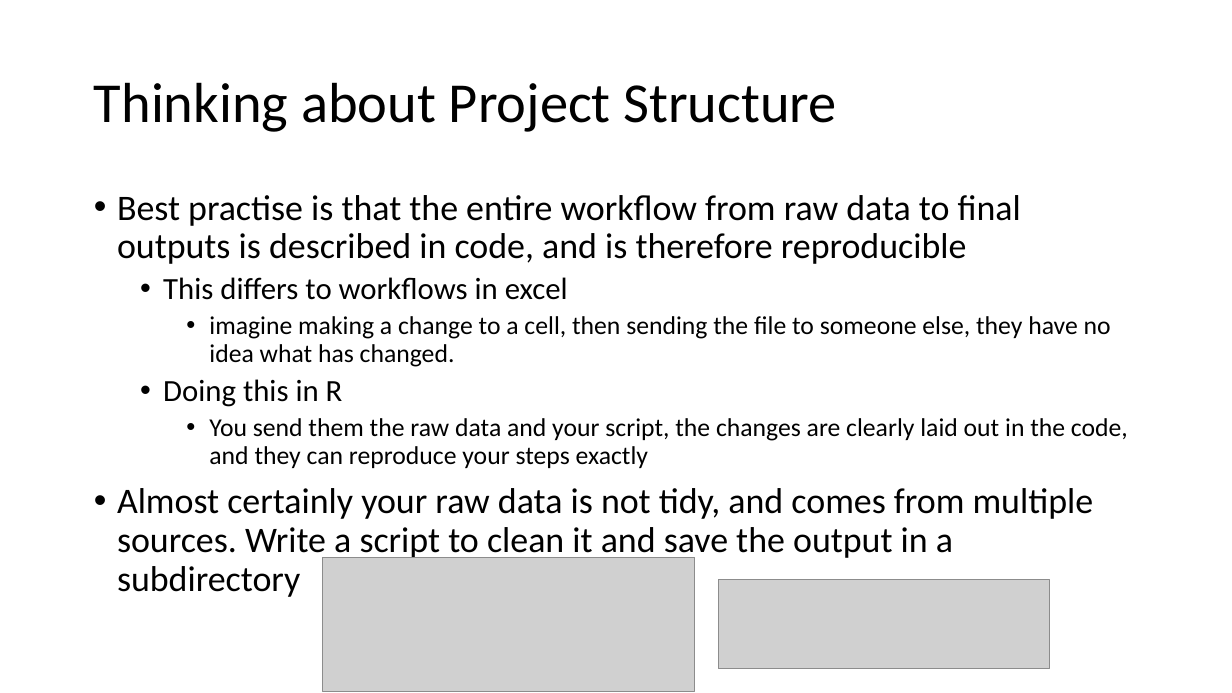
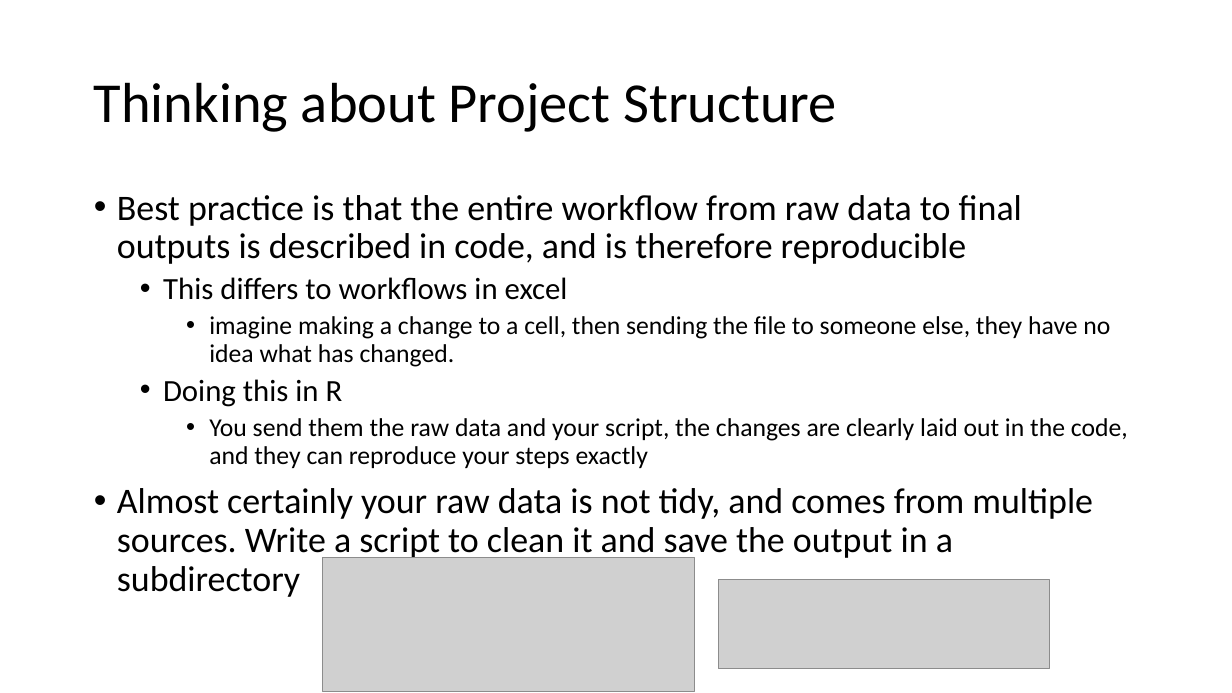
Before and after one commit to lidiaalfanti/r-course, a slide deck: slide 9 of courses/r-intro/docs/Intro to R 2023_day2.pptx. Drawn at 1232x693 pixels with LibreOffice and Linux fonts; fonts in the diff are those of the drawing; grey boxes stand for pictures. Boxes give left, top, right and bottom in pixels: in the first picture for what was removed or moved away, otherwise in the second. Text is boxed around its words. In the diff, an @@ line names an element or a change of style, - is before the commit and + after.

```diff
--- a/courses/r-intro/docs/Intro to R 2023_day2.pptx
+++ b/courses/r-intro/docs/Intro to R 2023_day2.pptx
@@ text at (x1=117, y1=195, x2=1022, y2=264): text changed @@
-• Best practise is that the entire workflow from raw data to final outputs is described in code, and is therefore reproducible
+• Best practice is that the entire workflow from raw data to final outputs is described in code, and is therefore reproducible
```
Also in this commit, not shown: 8 other slides changed, 2 slides added.
